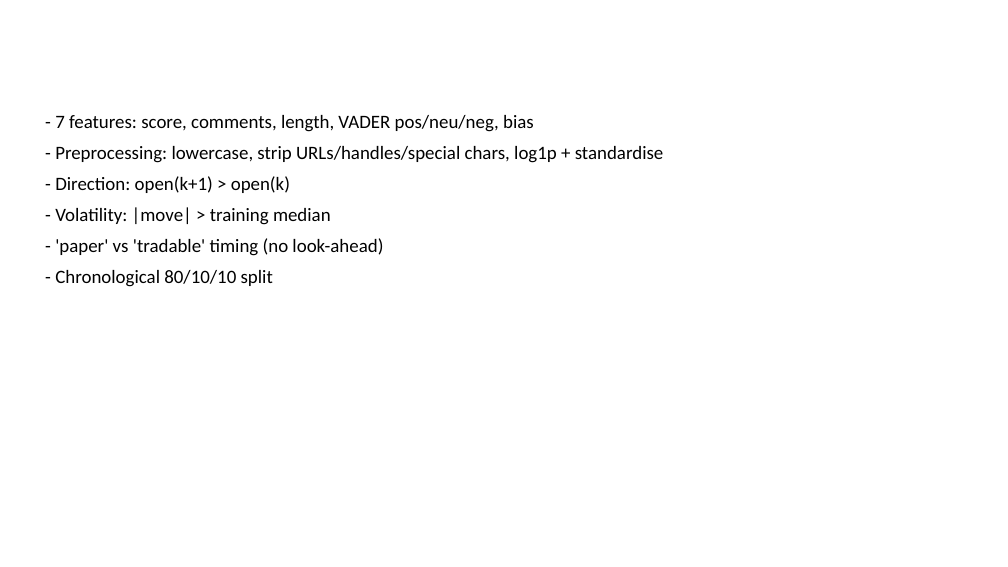
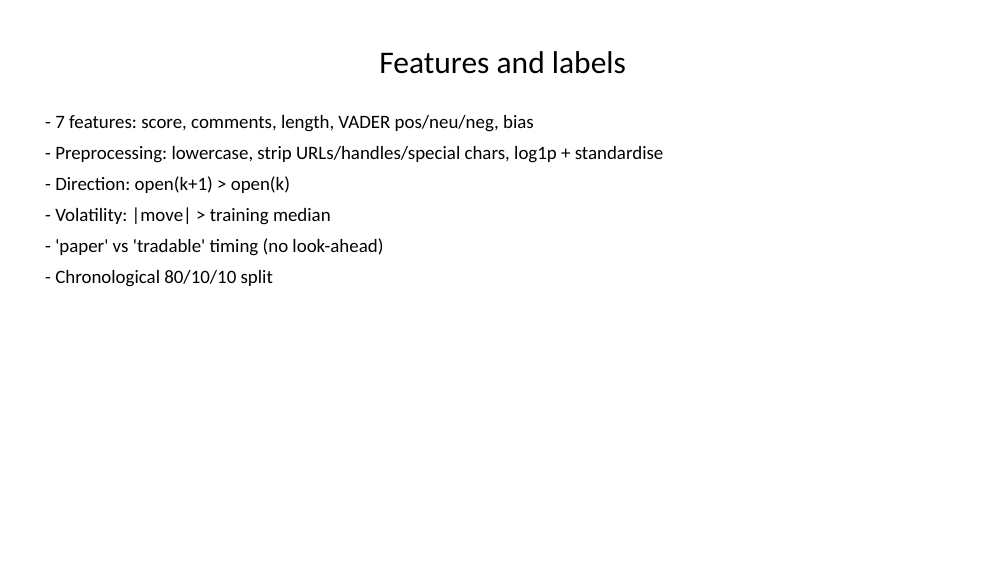
Before and after one commit to Prithvi-Aithal/wsb-market-prediction, a slide deck: slide 4 of docs/presentation.pptx. Drawn at 1008x567 pixels with LibreOffice and Linux fonts; fonts in the diff are those of the drawing. Boxes give left, top, right and bottom in pixels: in the first picture for what was removed or moved away, otherwise in the second. Text is boxed around its words. In the diff, an @@ line names an element or a change of style, - is before the commit and + after.

Commit message:
Fix slide title placement (set top/height explicitly)

```diff
--- a/docs/presentation.pptx
+++ b/docs/presentation.pptx
@@ title added at box(379, 51, 626, 74), 30 pt, text #000000 @@
+Features and labels
```
Also in this commit, not shown: 11 other slides changed, 2 slides added, 2 slides removed, 2 other files.
